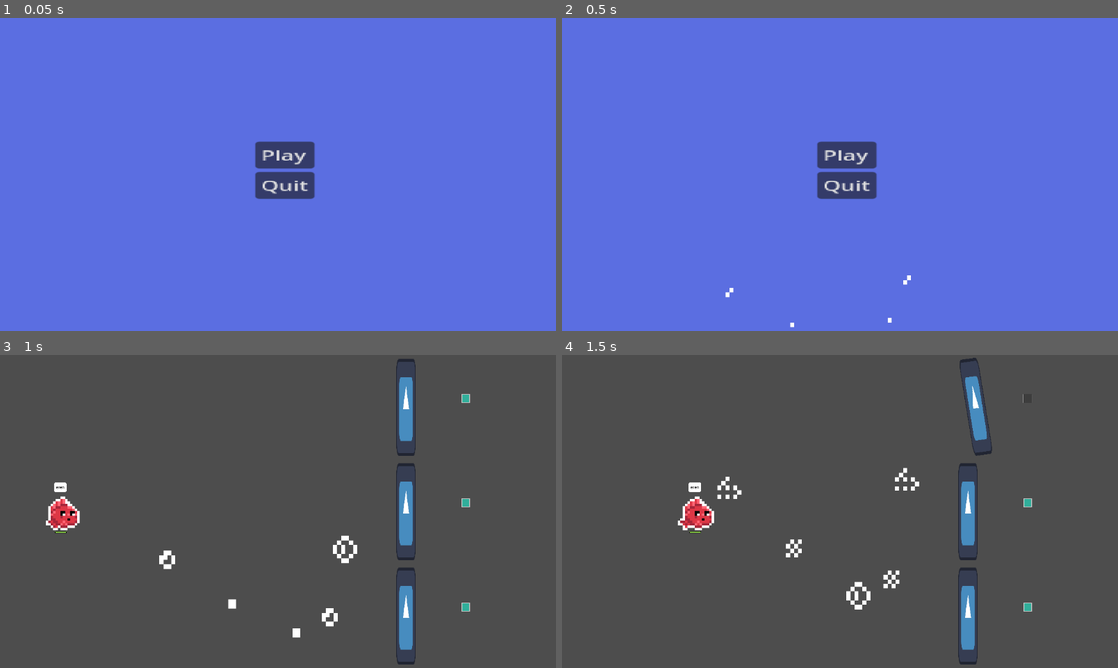
Above: before the commit, frames 1-4 (two rows, left to right).
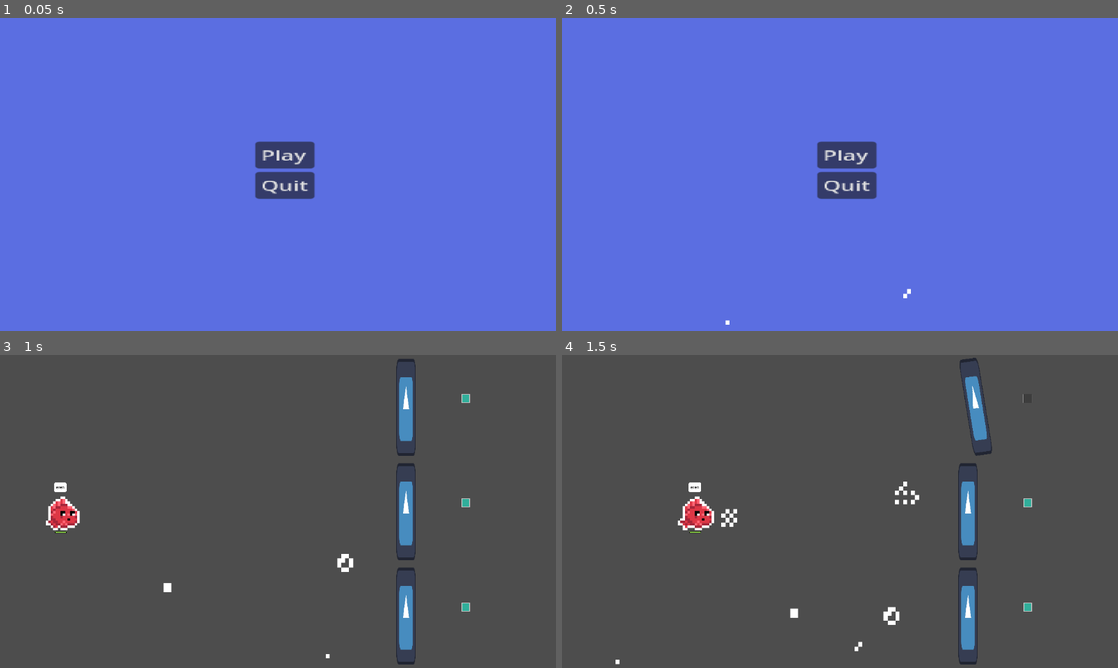
Above: after the commit, the same moments.

Repository: ernykt/fishjam_3
Game: Godot game, scene res://scenes/menu.tscn
Same seed, same stepped clock (60 frames per second), same inputs: the game is played once before the commit and once after it. The engine's default icon, where the game draws it, is replaced by a stand-in: a white triangle on a blue panel in a dark square.
Inputs (mouse positions are in pixels of both pictures, inside the frame that each line leads up to):
- Up to frame 1 (0.05 s): no input
- Up to frame 2 (0.5 s): no input
- Up to frame 3 (1 s): click "Play" at 0.5 s
- Up to frame 4 (1.5 s): click (1029, 398) at 1.27 s

Frame 1 is identical in both runs. In frame 2, 0.1% of the frame differs, in the area x 29-63%, y 82-99%; in frame 3, 0.6%; in frame 4, 0.9%, in the area x 9-65%, y 36-99%.

Commit message:
fish_update

Diff:
--- /dev/null
+++ b/scenes/bubble_spawner.tscn
@@ -0,0 +1,88 @@
+[gd_scene load_steps=13 format=3 uid="uid://bd6u68syvlfgo"]
+
+[ext_resource type="Script" path="res://scripts/BubbleSpawner.gd" id="1_3ycmc"]
+[ext_resource type="Texture2D" uid="uid://crio7jgioocqo" path="res://sprites/Bubble_-_8x8.png" id="2_ee77u"]
+
+[sub_resource type="AtlasTexture" id="AtlasTexture_khppm"]
+atlas = ExtResource("2_ee77u")
+region = Rect2(0, 0, 8, 8)
+
+[sub_resource type="AtlasTexture" id="AtlasTexture_bu2ur"]
+atlas = ExtResource("2_ee77u")
+region = Rect2(8, 0, 8, 8)
+
+[sub_resource type="AtlasTexture" id="AtlasTexture_ncwsf"]
+atlas = ExtResource("2_ee77u")
+region = Rect2(16, 0, 8, 8)
+
+[sub_resource type="AtlasTexture" id="AtlasTexture_a2ojj"]
+atlas = ExtResource("2_ee77u")
+region = Rect2(24, 0, 8, 8)
+
+[sub_resource type="AtlasTexture" id="AtlasTexture_77pp5"]
+atlas = ExtResource("2_ee77u")
+region = Rect2(32, 0, 8, 8)
+
+[sub_resource type="AtlasTexture" id="AtlasTexture_tg56p"]
+atlas = ExtResource("2_ee77u")
+region = Rect2(40, 0, 8, 8)
+
+[sub_resource type="AtlasTexture" id="AtlasTexture_c12jn"]
+atlas = ExtResource("2_ee77u")
+region = Rect2(48, 0, 8, 8)
+
+[sub_resource type="AtlasTexture" id="AtlasTexture_y7amj"]
+atlas = ExtResource("2_ee77u")
+region = Rect2(56, 0, 8, 8)
+
+[sub_resource type="AtlasTexture" id="AtlasTexture_jk3le"]
+atlas = ExtResource("2_ee77u")
+region = Rect2(64, 0, 8, 8)
+
+[sub_resource type="SpriteFrames" id="SpriteFrames_dljco"]
+animations = [{
+"frames": [{
+"duration": 1.0,
+"texture": SubResource("AtlasTexture_khppm")
+}, {
+"duration": 1.0,
+"texture": SubResource("AtlasTexture_bu2ur")
+}, {
+"duration": 1.0,
+"texture": SubResource("AtlasTexture_ncwsf")
+}, {
+"duration": 1.0,
+"texture": SubResource("AtlasTexture_a2ojj")
+}, {
+"duration": 1.0,
+"texture": SubResource("AtlasTexture_77pp5")
+}, {
+"duration": 1.0,
+"texture": SubResource("AtlasTexture_tg56p")
+}, {
+"duration": 1.0,
+"texture": SubResource("AtlasTexture_c12jn")
+}, {
+"duration": 1.0,
+"texture": SubResource("AtlasTexture_y7amj")
+}, {
+"duration": 1.0,
+"texture": SubResource("AtlasTexture_jk3le")
+}],
+"loop": true,
+"name": &"default",
+"speed": 5.0
+}]
+
+[node name="BubbleSpawner" type="Node2D"]
+script = ExtResource("1_3ycmc")
+
+[node name="Timer" type="Timer" parent="."]
+wait_time = 0.2
+autostart = true
+
+[node name="bubble" type="AnimatedSprite2D" parent="."]
+z_index = -1
+sprite_frames = SubResource("SpriteFrames_dljco")
+
+[connection signal="timeout" from="Timer" to="." method="_on_timer_timeout"]
--- /dev/null
+++ b/scenes/fishes.tscn
@@ -0,0 +1,200 @@
+[gd_scene load_steps=30 format=3 uid="uid://bqidod4nad1wi"]
+
+[ext_resource type="PackedScene" uid="uid://ox5f3gmgd67f" path="res://scenes/squid.tscn" id="1_y2ocw"]
+[ext_resource type="Texture2D" uid="uid://fonb4qju0y17" path="res://sprites/SpearFishing Assets Pack/Sprites/SeaWeed - 16x32/Blue.png" id="2_xerdy"]
+[ext_resource type="Texture2D" uid="uid://mh2yakxhwy64" path="res://sprites/SpearFishing Assets Pack/Sprites/SeaWeed - 16x32/Dark.png" id="3_1bdh1"]
+
+[sub_resource type="AtlasTexture" id="AtlasTexture_chi70"]
+atlas = ExtResource("2_xerdy")
+region = Rect2(0, 0, 16, 32)
+
+[sub_resource type="AtlasTexture" id="AtlasTexture_mmfoe"]
+atlas = ExtResource("2_xerdy")
+region = Rect2(16, 0, 16, 32)
+
+[sub_resource type="AtlasTexture" id="AtlasTexture_s3kgl"]
+atlas = ExtResource("2_xerdy")
+region = Rect2(32, 0, 16, 32)
+
+[sub_resource type="AtlasTexture" id="AtlasTexture_fmrx3"]
+atlas = ExtResource("2_xerdy")
+region = Rect2(48, 0, 16, 32)
+
+[sub_resource type="AtlasTexture" id="AtlasTexture_nmys1"]
+atlas = ExtResource("2_xerdy")
+region = Rect2(64, 0, 16, 32)
+
+[sub_resource type="AtlasTexture" id="AtlasTexture_cge0s"]
+atlas = ExtResource("2_xerdy")
+region = Rect2(80, 0, 16, 32)
+
+[sub_resource type="AtlasTexture" id="AtlasTexture_33uq7"]
+atlas = ExtResource("2_xerdy")
+region = Rect2(96, 0, 16, 32)
+
+[sub_resource type="AtlasTexture" id="AtlasTexture_lfj5i"]
+atlas = ExtResource("2_xerdy")
+region = Rect2(112, 0, 16, 32)
+
+[sub_resource type="AtlasTexture" id="AtlasTexture_mkxqo"]
+atlas = ExtResource("2_xerdy")
+region = Rect2(128, 0, 16, 32)
+
+[sub_resource type="AtlasTexture" id="AtlasTexture_15u2r"]
+atlas = ExtResource("2_xerdy")
+region = Rect2(144, 0, 16, 32)
+
+[sub_resource type="AtlasTexture" id="AtlasTexture_jgklt"]
+atlas = ExtResource("2_xerdy")
+region = Rect2(160, 0, 16, 32)
+
+[sub_resource type="AtlasTexture" id="AtlasTexture_fxigc"]
+atlas = ExtResource("2_xerdy")
+region = Rect2(176, 0, 16, 32)
+
+[sub_resource type="SpriteFrames" id="SpriteFrames_umsl1"]
+animations = [{
+"frames": [{
+"duration": 1.0,
+"texture": SubResource("AtlasTexture_chi70")
+}, {
+"duration": 1.0,
+"texture": SubResource("AtlasTexture_mmfoe")
+}, {
+"duration": 1.0,
+"texture": SubResource("AtlasTexture_s3kgl")
+}, {
+"duration": 1.0,
+"texture": SubResource("AtlasTexture_fmrx3")
+}, {
+"duration": 1.0,
+"texture": SubResource("AtlasTexture_nmys1")
+}, {
+"duration": 1.0,
+"texture": SubResource("AtlasTexture_cge0s")
+}, {
+"duration": 1.0,
+"texture": SubResource("AtlasTexture_33uq7")
+}, {
+"duration": 1.0,
+"texture": SubResource("AtlasTexture_lfj5i")
+}, {
+"duration": 1.0,
+"texture": SubResource("AtlasTexture_mkxqo")
+}, {
+"duration": 1.0,
+"texture": SubResource("AtlasTexture_15u2r")
+}, {
+"duration": 1.0,
+"texture": SubResource("AtlasTexture_jgklt")
+}, {
+"duration": 1.0,
+"texture": SubResource("AtlasTexture_fxigc")
+}],
+"loop": true,
+"name": &"default",
+"speed": 5.0
+}]
+
+[sub_resource type="AtlasTexture" id="AtlasTexture_5vhwc"]
+atlas = ExtResource("3_1bdh1")
+region = Rect2(0, 128, 16, 32)
+
+[sub_resource type="AtlasTexture" id="AtlasTexture_jjsc5"]
+atlas = ExtResource("3_1bdh1")
+region = Rect2(16, 128, 16, 32)
+
+[sub_resource type="AtlasTexture" id="AtlasTexture_crumh"]
+atlas = ExtResource("3_1bdh1")
+region = Rect2(32, 128, 16, 32)
+
+[sub_resource type="AtlasTexture" id="AtlasTexture_rkesd"]
+atlas = ExtResource("3_1bdh1")
+region = Rect2(48, 128, 16, 32)
+
+[sub_resource type="AtlasTexture" id="AtlasTexture_h1tv4"]
+atlas = ExtResource("3_1bdh1")
+region = Rect2(64, 128, 16, 32)
+
+[sub_resource type="AtlasTexture" id="AtlasTexture_dxe0o"]
+atlas = ExtResource("3_1bdh1")
+region = Rect2(80, 128, 16, 32)
+
+[sub_resource type="AtlasTexture" id="AtlasTexture_g77nd"]
+atlas = ExtResource("3_1bdh1")
+region = Rect2(96, 128, 16, 32)
+
+[sub_resource type="AtlasTexture" id="AtlasTexture_3fs1d"]
+atlas = ExtResource("3_1bdh1")
+region = Rect2(112, 128, 16, 32)
+
+[sub_resource type="AtlasTexture" id="AtlasTexture_6s705"]
+atlas = ExtResource("3_1bdh1")
+region = Rect2(128, 128, 16, 32)
+
+[sub_resource type="AtlasTexture" id="AtlasTexture_e20tr"]
+atlas = ExtResource("3_1bdh1")
+region = Rect2(144, 128, 16, 32)
+
+[sub_resource type="AtlasTexture" id="AtlasTexture_e3k7x"]
+atlas = ExtResource("3_1bdh1")
+region = Rect2(160, 128, 16, 32)
+
+[sub_resource type="AtlasTexture" id="AtlasTexture_2d5av"]
+atlas = ExtResource("3_1bdh1")
+region = Rect2(176, 128, 16, 32)
+
+[sub_resource type="SpriteFrames" id="SpriteFrames_ncr0i"]
+animations = [{
+"frames": [{
+"duration": 1.0,
+"texture": SubResource("AtlasTexture_5vhwc")
+}, {
+"duration": 1.0,
+"texture": SubResource("AtlasTexture_jjsc5")
+}, {
+"duration": 1.0,
+"texture": SubResource("AtlasTexture_crumh")
+}, {
+"duration": 1.0,
+"texture": SubResource("AtlasTexture_rkesd")
+}, {
+"duration": 1.0,
+"texture": SubResource("AtlasTexture_h1tv4")
+}, {
+"duration": 1.0,
+"texture": SubResource("AtlasTexture_dxe0o")
+}, {
+"duration": 1.0,
+"texture": SubResource("AtlasTexture_g77nd")
+}, {
+"duration": 1.0,
+"texture": SubResource("AtlasTexture_3fs1d")
+}, {
+"duration": 1.0,
+"texture": SubResource("AtlasTexture_6s705")
+}, {
+"duration": 1.0,
+"texture": SubResource("AtlasTexture_e20tr")
+}, {
+"duration": 1.0,
+"texture": SubResource("AtlasTexture_e3k7x")
+}, {
+"duration": 1.0,
+"texture": SubResource("AtlasTexture_2d5av")
+}],
+"loop": true,
+"name": &"default",
+"speed": 5.0
+}]
+
+[node name="Fishes" type="Node2D"]
+
+[node name="Squid" parent="." instance=ExtResource("1_y2ocw")]
+
+[node name="SeaWeed_1" type="AnimatedSprite2D" parent="."]
+sprite_frames = SubResource("SpriteFrames_umsl1")
+frame_progress = 0.626605
+
+[node name="SeaWeed_2" type="AnimatedSprite2D" parent="."]
+sprite_frames = SubResource("SpriteFrames_ncr0i")
--- a/scenes/main.tscn
+++ b/scenes/main.tscn
@@ -1,7 +1,8 @@
-[gd_scene load_steps=5 format=3 uid="uid://bmjjkroajpcdd"]
+[gd_scene load_steps=6 format=3 uid="uid://bmjjkroajpcdd"]
 
 [ext_resource type="PackedScene" uid="uid://bfu7n6jo0a54g" path="res://scenes/door_1.tscn" id="2_dcpk6"]
 [ext_resource type="Script" path="res://scripts/FishSpawner.gd" id="2_y26cx"]
+[ext_resource type="PackedScene" uid="uid://bd6u68syvlfgo" path="res://scenes/bubble_spawner.tscn" id="4_j25n6"]
 [ext_resource type="Script" path="res://scripts/EnemySpawner.gd" id="4_re186"]
 
 [sub_resource type="RectangleShape2D" id="RectangleShape2D_fh75t"]
@@ -47,5 +48,7 @@
 one_way_collision = true
 one_way_collision_margin = 0.0
 
+[node name="BubbleSpawner" parent="." instance=ExtResource("4_j25n6")]
+
 [connection signal="timeout" from="FishSpawner/Timer" to="FishSpawner" method="_on_timer_timeout"]
 [connection signal="timeout" from="EnemySpawner/Timer" to="EnemySpawner" method="_on_timer_timeout"]
--- a/scenes/menu.tscn
+++ b/scenes/menu.tscn
@@ -1,80 +1,8 @@
-[gd_scene load_steps=15 format=3 uid="uid://bikxd8cjpd8v6"]
+[gd_scene load_steps=4 format=3 uid="uid://bikxd8cjpd8v6"]
 
 [ext_resource type="Script" path="res://scripts/menu.gd" id="1_lfhuc"]
-[ext_resource type="Script" path="res://scripts/BubbleSpawner.gd" id="2_ptubg"]
 [ext_resource type="Texture2D" uid="uid://b6jjobevro6g" path="res://sprites/background.png" id="2_x114u"]
-[ext_resource type="Texture2D" uid="uid://crio7jgioocqo" path="res://sprites/Bubble_-_8x8.png" id="3_4y073"]
-
-[sub_resource type="AtlasTexture" id="AtlasTexture_khppm"]
-atlas = ExtResource("3_4y073")
-region = Rect2(0, 0, 8, 8)
-
-[sub_resource type="AtlasTexture" id="AtlasTexture_bu2ur"]
-atlas = ExtResource("3_4y073")
-region = Rect2(8, 0, 8, 8)
-
-[sub_resource type="AtlasTexture" id="AtlasTexture_ncwsf"]
-atlas = ExtResource("3_4y073")
-region = Rect2(16, 0, 8, 8)
-
-[sub_resource type="AtlasTexture" id="AtlasTexture_a2ojj"]
-atlas = ExtResource("3_4y073")
-region = Rect2(24, 0, 8, 8)
-
-[sub_resource type="AtlasTexture" id="AtlasTexture_77pp5"]
-atlas = ExtResource("3_4y073")
-region = Rect2(32, 0, 8, 8)
-
-[sub_resource type="AtlasTexture" id="AtlasTexture_tg56p"]
-atlas = ExtResource("3_4y073")
-region = Rect2(40, 0, 8, 8)
-
-[sub_resource type="AtlasTexture" id="AtlasTexture_c12jn"]
-atlas = ExtResource("3_4y073")
-region = Rect2(48, 0, 8, 8)
-
-[sub_resource type="AtlasTexture" id="AtlasTexture_y7amj"]
-atlas = ExtResource("3_4y073")
-region = Rect2(56, 0, 8, 8)
-
-[sub_resource type="AtlasTexture" id="AtlasTexture_jk3le"]
-atlas = ExtResource("3_4y073")
-region = Rect2(64, 0, 8, 8)
-
-[sub_resource type="SpriteFrames" id="SpriteFrames_dljco"]
-animations = [{
-"frames": [{
-"duration": 1.0,
-"texture": SubResource("AtlasTexture_khppm")
-}, {
-"duration": 1.0,
-"texture": SubResource("AtlasTexture_bu2ur")
-}, {
-"duration": 1.0,
-"texture": SubResource("AtlasTexture_ncwsf")
-}, {
-"duration": 1.0,
-"texture": SubResource("AtlasTexture_a2ojj")
-}, {
-"duration": 1.0,
-"texture": SubResource("AtlasTexture_77pp5")
-}, {
-"duration": 1.0,
-"texture": SubResource("AtlasTexture_tg56p")
-}, {
-"duration": 1.0,
-"texture": SubResource("AtlasTexture_c12jn")
-}, {
-"duration": 1.0,
-"texture": SubResource("AtlasTexture_y7amj")
-}, {
-"duration": 1.0,
-"texture": SubResource("AtlasTexture_jk3le")
-}],
-"loop": true,
-"name": &"default",
-"speed": 5.0
-}]
+[ext_resource type="PackedScene" uid="uid://bd6u68syvlfgo" path="res://scenes/bubble_spawner.tscn" id="3_g5fmk"]
 
 [node name="Menu" type="Control"]
 z_index = -2
@@ -90,16 +18,7 @@
 position = Vector2(576, 324)
 texture = ExtResource("2_x114u")
 
-[node name="BubbleSpawner" type="Node2D" parent="."]
-script = ExtResource("2_ptubg")
-
-[node name="Timer" type="Timer" parent="BubbleSpawner"]
-wait_time = 0.1
-autostart = true
-
-[node name="bubble" type="AnimatedSprite2D" parent="BubbleSpawner"]
-z_index = -1
-sprite_frames = SubResource("SpriteFrames_dljco")
+[node name="BubbleSpawner" parent="." instance=ExtResource("3_g5fmk")]
 
 [node name="MarginContainer" type="MarginContainer" parent="."]
 layout_mode = 0
@@ -121,6 +40,5 @@
 text = "Quit
 "
 
-[connection signal="timeout" from="BubbleSpawner/Timer" to="BubbleSpawner" method="_on_timer_timeout"]
 [connection signal="pressed" from="MarginContainer/VBoxContainer/Play" to="." method="_on_play_pressed"]
 [connection signal="pressed" from="MarginContainer/VBoxContainer/Quit" to="." method="_on_quit_pressed"]
--- /dev/null
+++ b/scenes/squid.tscn
@@ -0,0 +1,43 @@
+[gd_scene load_steps=7 format=3 uid="uid://ox5f3gmgd67f"]
+
+[ext_resource type="Texture2D" uid="uid://3a8aiqicdwvp" path="res://sprites/SpearFishing Assets Pack/Sprites/Squid - 32x16.png" id="1_b1r0l"]
+
+[sub_resource type="AtlasTexture" id="AtlasTexture_nlj24"]
+atlas = ExtResource("1_b1r0l")
+region = Rect2(0, 0, 32, 16)
+
+[sub_resource type="AtlasTexture" id="AtlasTexture_snxym"]
+atlas = ExtResource("1_b1r0l")
+region = Rect2(32, 0, 32, 16)
+
+[sub_resource type="AtlasTexture" id="AtlasTexture_33i2k"]
+atlas = ExtResource("1_b1r0l")
+region = Rect2(64, 0, 32, 16)
+
+[sub_resource type="AtlasTexture" id="AtlasTexture_33jwn"]
+atlas = ExtResource("1_b1r0l")
+region = Rect2(96, 0, 32, 16)
+
+[sub_resource type="SpriteFrames" id="SpriteFrames_dp82d"]
+animations = [{
+"frames": [{
+"duration": 1.0,
+"texture": SubResource("AtlasTexture_nlj24")
+}, {
+"duration": 1.0,
+"texture": SubResource("AtlasTexture_snxym")
+}, {
+"duration": 1.0,
+"texture": SubResource("AtlasTexture_33i2k")
+}, {
+"duration": 1.0,
+"texture": SubResource("AtlasTexture_33jwn")
+}],
+"loop": true,
+"name": &"default",
+"speed": 5.0
+}]
+
+[node name="Squid" type="AnimatedSprite2D"]
+sprite_frames = SubResource("SpriteFrames_dp82d")
+autoplay = "default"
Not shown, added: sprites/SpearFishing Assets Pack/Licence.txt
Binary file added: sprites/SpearFishing Assets Pack/Sprite names.png
Not shown, added: sprites/SpearFishing Assets Pack/Sprite names.png.import
Binary file added: sprites/SpearFishing Assets Pack/Sprites/Bubble - 8x8.png
Not shown, added: sprites/SpearFishing Assets Pack/Sprites/Bubble - 8x8.png.import
Binary file added: sprites/SpearFishing Assets Pack/Sprites/Chests-16x32.png
Not shown, added: sprites/SpearFishing Assets Pack/Sprites/Chests-16x32.png.import
Binary file added: sprites/SpearFishing Assets Pack/Sprites/Clam - 16x16.png
Not shown, added: sprites/SpearFishing Assets Pack/Sprites/Clam - 16x16.png.import
Binary file added: sprites/SpearFishing Assets Pack/Sprites/Coin Big - 16x16.png
Not shown, added: sprites/SpearFishing Assets Pack/Sprites/Coin Big - 16x16.png.import
Binary file added: sprites/SpearFishing Assets Pack/Sprites/Coin Small - 16x16.png
(and 155 more such lines)
